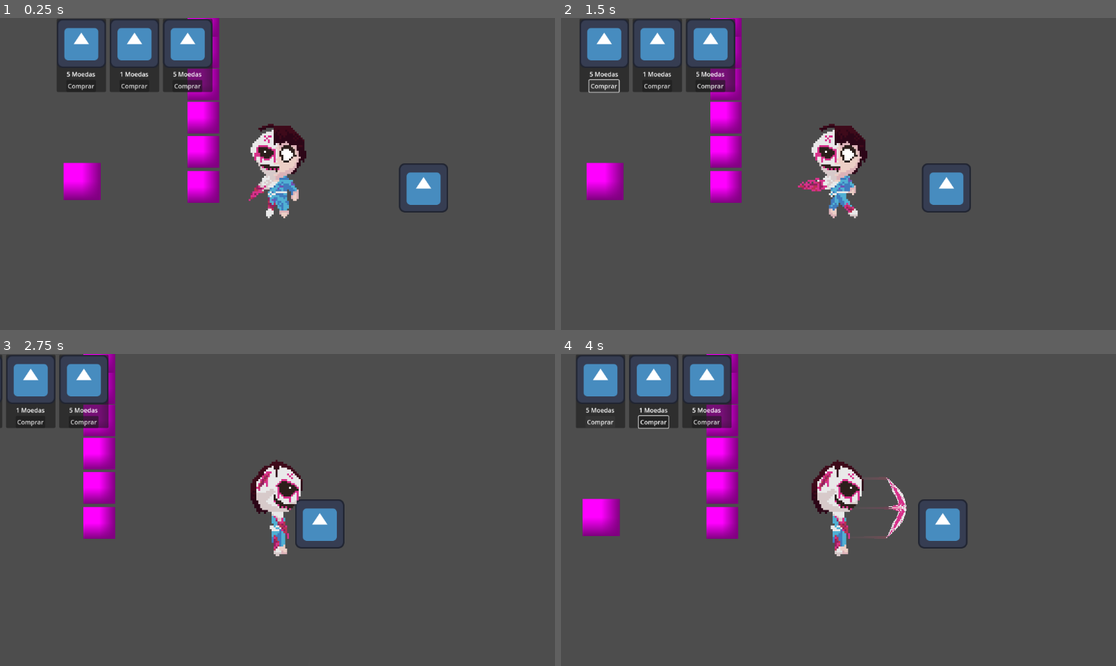
Above: before the commit, frames 1-4 (two rows, left to right).
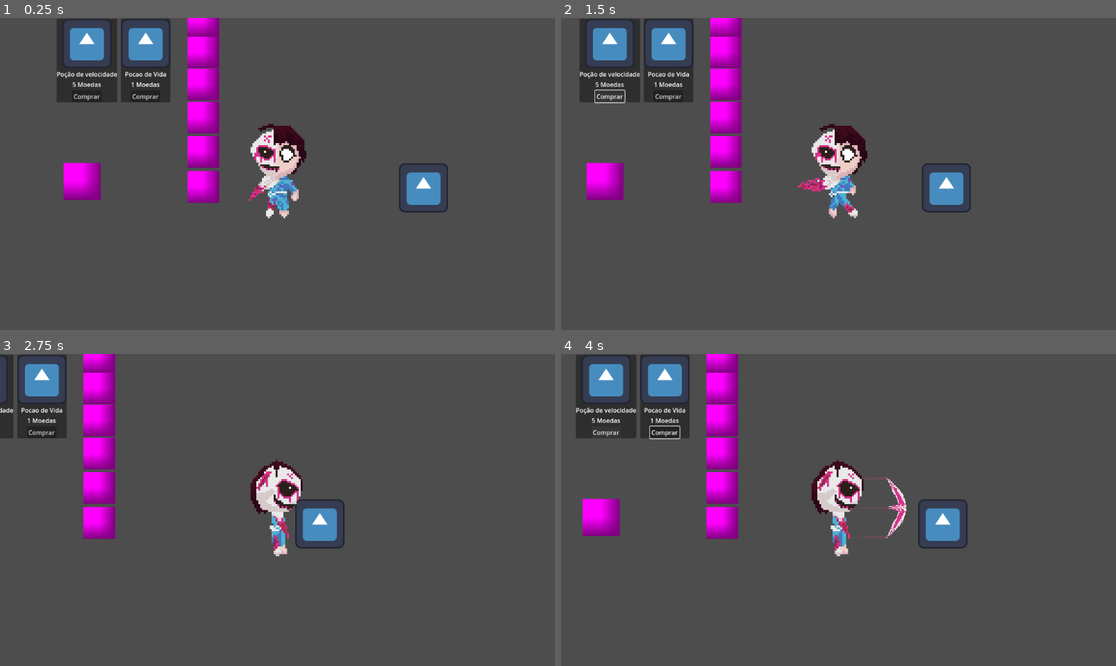
Above: after the commit, the same moments.

Repository: Gabril0/PDSI2
Game: Godot game, scene res://Enemy_Test.tscn
The game is run twice, just before and just after one commit, with the same random seed, the same clock (stepped at 60 frames per second) and the same inputs. The engine's default icon, where the game draws it, is replaced by a stand-in: a white triangle on a blue panel in a dark square.
Inputs:
- Up to frame 1 (0.25 s): no input
- Up to frame 2 (1.5 s): click "Comprar" at 0.5 s; tap Enter (ui_accept) at 1.25 s; hold D (Right) from 1.28 s (still down); hold Down (AimDown) from 1.28 s (still down)
- Up to frame 3 (2.75 s): keep holding D (Right); tap Enter (ui_accept) at 1.52, 2.27 s; release Down (AimDown) at 2.03 s; tap Left (AimLeft) at 2.1 s
- Up to frame 4 (4 s): release D (Right) at 2.78 s; hold A (Left) 2.78-3.53 s; hold Right (AimRight) 2.78-3.53 s; hold D (Right) from 3.53 s (still down); tap Up (AimUp) at 3.6 s; tap Enter (ui_accept) at 3.77 s

The runs differ from the first frame. In frame 1, 4.0% of the frame differs, in the area x 10-39%, y 0-27%; in frame 2, 4.0%, in the area x 3-32%, y 0-28%; in frame 3, 3.1%; in frame 4, 4.0%.

Commit message:
Fix: Menu da loja aparecer apenas quando estiver na sala shop

Diff:
--- a/Item/item.gd
+++ b/Item/item.gd
@@ -3,7 +3,7 @@
 
 @export var i_name : String = "Novo Item"
 @export var description: String = "Descricao do item"
-@export var price: int = 0 #Preco
+@export var price: int = 0
 @export var icon : Texture2D
 
 
--- a/project.godot
+++ b/project.godot
@@ -18,6 +18,7 @@
 [autoload]
 
 LevelManager="*res://scripts/LevelManager.gd"
+PlayerData="*res://scripts/singletons/PlayerData.gd"
 
 [dotnet]
 
--- a/scenes/Mundo.tscn
+++ b/scenes/Mundo.tscn
@@ -9,3 +9,5 @@
 [node name="MapaContainer" type="Node2D" parent="."]
 
 [node name="Player" parent="." instance=ExtResource("2_bn3w3")]
+
+[node name="UILayer" type="CanvasLayer" parent="."]
--- a/scenes/ShopUI.tscn
+++ b/scenes/ShopUI.tscn
@@ -9,7 +9,7 @@
 layout_mode = 3
 anchors_preset = 0
 script = ExtResource("1_owitj")
-items_for_sale = Array[ExtResource("2_2icer")]([ExtResource("3_0ove6"), ExtResource("4_c6qty"), ExtResource("3_0ove6")])
+level_1_items = Array[ExtResource("2_2icer")]([ExtResource("3_0ove6"), ExtResource("4_c6qty")])
 
 [node name="Panel" type="Panel" parent="."]
 layout_mode = 1
--- /dev/null
+++ b/scenes/salas/ShopRoom.gd
@@ -0,0 +1,26 @@
+extends Node2D
+
+#Pré-Carrega a cena na UI da Loja
+const ShopUIScene = preload("res://scenes/ShopUI.tscn")
+
+var shop_instance = null
+
+func _on_player_detector_body_entered(body):
+	if not body.is_in_group("player"):
+		return
+
+	if shop_instance == null:
+		print("Jogador entrou na loja. Instanciando UI...")
+		shop_instance = ShopUIScene.instantiate()
+
+		# Procura o nosso UILayer na cena principal e adiciona a loja como filha
+		get_tree().root.get_node("Mundo/UILayer").add_child(shop_instance)
+
+func _on_player_detector_body_exited(body):
+	if not body.is_in_group("player"):
+		return
+
+	if is_instance_valid(shop_instance):
+		print("Jogador saiu da loja. Removendo UI.")
+		shop_instance.queue_free()
+		shop_instance = null
--- a/scenes/salas/sala_shop_00.tscn
+++ b/scenes/salas/sala_shop_00.tscn
@@ -1,11 +1,15 @@
-[gd_scene load_steps=3 format=3 uid="uid://cj3gjmj1goyq5"]
+[gd_scene load_steps=5 format=3 uid="uid://cj3gjmj1goyq5"]
 
 [ext_resource type="Script" uid="uid://cy23a631tcr4j" path="res://scripts/RoomInfo.gd" id="1_5gbfv"]
+[ext_resource type="Script" uid="uid://bfi6c03lk03t7" path="res://scenes/salas/ShopRoom.gd" id="1_dujww"]
 
 [sub_resource type="RectangleShape2D" id="RectangleShape2D_5ul40"]
 size = Vector2(298, 196)
 
+[sub_resource type="RectangleShape2D" id="RectangleShape2D_dujww"]
+
 [node name="SalaBase" type="Node2D"]
+script = ExtResource("1_dujww")
 
 [node name="RoomInfo" type="Node" parent="." node_paths=PackedStringArray("doors")]
 script = ExtResource("1_5gbfv")
@@ -76,3 +80,11 @@
 
 [node name="CollisionShape2D" type="CollisionShape2D" parent="RoomBoundary"]
 shape = SubResource("RectangleShape2D_5ul40")
+
+[node name="PlayerDetector" type="Area2D" parent="."]
+
+[node name="CollisionShape2D" type="CollisionShape2D" parent="PlayerDetector"]
+shape = SubResource("RectangleShape2D_dujww")
+
+[connection signal="body_entered" from="PlayerDetector" to="." method="_on_player_detector_body_entered"]
+[connection signal="body_exited" from="PlayerDetector" to="." method="_on_player_detector_body_exited"]
--- a/scenes/shop_ui.gd
+++ b/scenes/shop_ui.gd
@@ -10,19 +10,50 @@
 
 @onready var grid_container: GridContainer = $Panel/GridContainer
 
-@export var items_for_sale: Array[Item]
+
+@export_group("Pool de Itens por Nível")
+@export var level_1_items: Array[Item]
+@export var level_2_items: Array[Item]
+@export var level_3_items: Array[Item]
+@export var level_4_items: Array[Item]
+@export var level_5_items: Array[Item]
 
 func _ready() -> void:
 	populate_shop()
 
 
 func populate_shop() -> void:
+	var current_level = LevelManager.level_number
 
-	for item_resource in items_for_sale:
+	var item_pool: Array[Item] = []
+	match current_level:
+		1:
+			item_pool = level_1_items
+		2:
+			item_pool = level_2_items
+		3:
+			item_pool = level_3_items
+		4:
+			item_pool = level_4_items
+		5:
+			item_pool = level_5_items
+
+	#Limpando a loja anterior
+	for child in grid_container.get_children():
+		child.queue_free()
+
+	for item_resource in item_pool:
 		var item_display = ItemDisplaysScene.instantiate()
 		grid_container.add_child(item_display)
 		item_display.setup(item_resource)
 		item_display.item_purchased.connect(_on_item_purchased)
 
 func _on_item_purchased(item_data: Item) -> void:
-	print("Tentativa de compra do item: '", item_data.i_name, "' por ", item_data.price, " moedas.")
+	var price = item_data.price
+
+	if PlayerData.can_afford(price):
+		PlayerData.remove_money(price)
+		PlayerData.add_item(item_data)
+		print("Compra de ", item_data.i_name)
+	else:
+		print("Sem moedas suficiente.")
--- a/scenes/ui/ItemDisplay.tscn
+++ b/scenes/ui/ItemDisplay.tscn
@@ -13,6 +13,11 @@
 size_flags_vertical = 3
 stretch_mode = 5
 
+[node name="NameLabel" type="Label" parent="VBoxContainer"]
+layout_mode = 2
+text = "Nome"
+horizontal_alignment = 1
+
 [node name="PriceLabel" type="Label" parent="VBoxContainer"]
 layout_mode = 2
 text = "0 Moedas."
--- a/scenes/ui/item_display.gd
+++ b/scenes/ui/item_display.gd
@@ -3,6 +3,7 @@
 signal item_purchased(item_data: Item)
 
 @onready var item_texture: TextureRect = $VBoxContainer/ItemTexture
+@onready var name_label: Label = $VBoxContainer/NameLabel
 @onready var price_label: Label = $VBoxContainer/PriceLabel
 @onready var buybutton: Button = $VBoxContainer/BuyButton
 
@@ -11,6 +12,7 @@
 func setup(item_resource: Item) -> void:
 	current_item_data = item_resource
 	item_texture.texture = current_item_data.icon
+	name_label.text = current_item_data.i_name
 	price_label.text = "%d Moedas" % current_item_data.price
 
 
--- /dev/null
+++ b/scripts/singletons/PlayerData.gd
@@ -0,0 +1,32 @@
+# Esse script vai gerenciar os dados globais do jogador, como o dinheiro e inventário.
+# Depois conversar com o Crepaldi para ver se já não tem outra implementação que faça isso.
+# O objetivo dessa parte é criar um script que está sempre acessível de qualquer lugar do código,
+# sem a necessidade de obter referências diretas a nós específicos como o Player
+
+extends Node
+
+signal coins_updated(new_amout: int) #Vei ser emitido sempre que a quant de moedas mudar
+
+var coins: int = 10
+
+var inventory: Array[Item] #guardar os itens
+
+func can_afford(amount: int) -> bool:
+	return coins >= amount
+
+func add_money(amount: int) -> void:
+	coins += amount
+	coins_updated.emit(coins)
+	print("Moeda adicionada, Total: ", coins)
+
+func remove_money(amount: int) -> void:
+	if can_afford(amount):
+		coins -= amount
+		coins_updated.emit(coins)
+		print("Moedas debitadas. Total agora: ", coins)
+
+func add_item(item_resource: Item) -> void:
+	inventory.append(item_resource)
+	print("Item ", item_resource.i_name, "adicionado ao inventario")
+
+##Esse script vai ser um autoload
Not shown, added: scenes/salas/ShopRoom.gd.uid
Not shown, added: scripts/singletons/PlayerData.gd.uid
